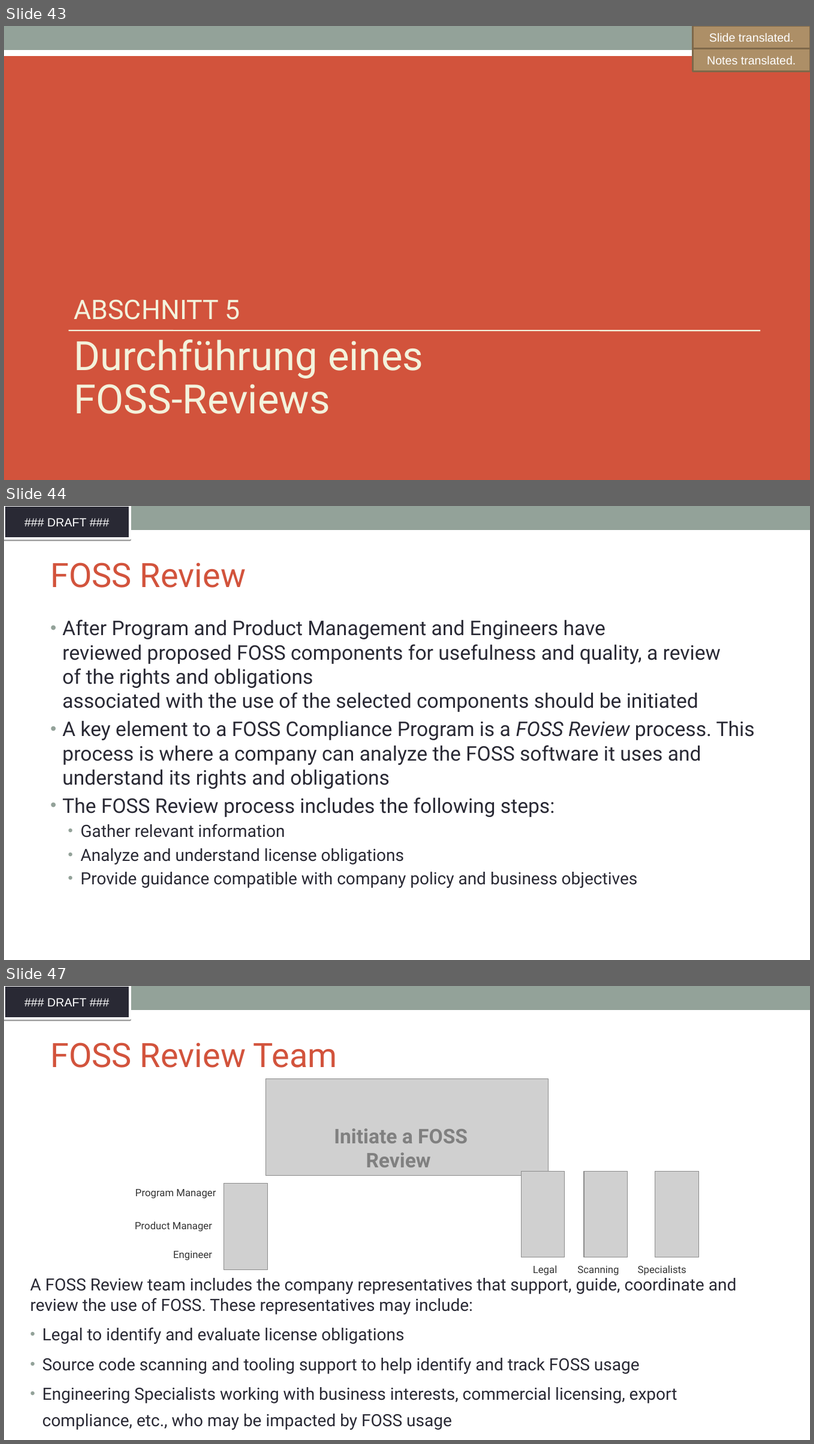
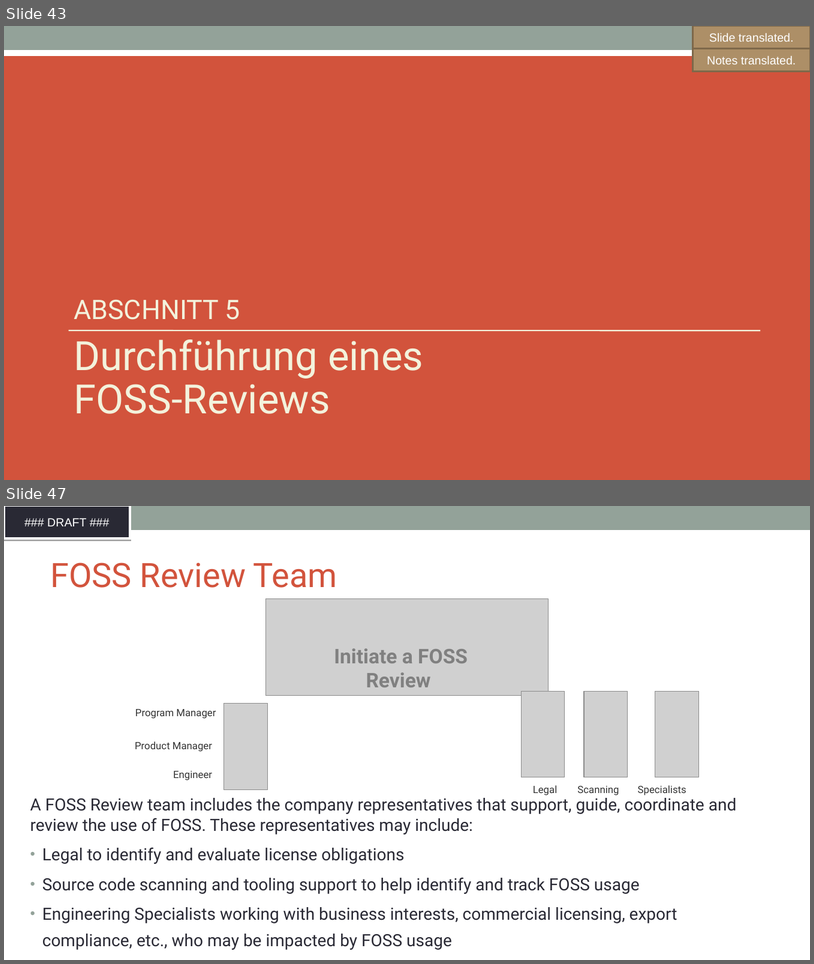
Before and after one commit to SThanheiser/curriculum, a slide deck: translation-DE/slides/DFT_openchain-curriculum-for-1-1_GER.odp. Shown one above the other, each under a label of ours: slides 43, 44 and 47 before the commit, slides 43 and 47 after it; the slides between them are not shown. The pictures are 814x1444 and 814x964 pixels, drawn with LibreOffice and Linux fonts; fonts in the diff are those of the drawing; grey boxes stand for pictures; background and template pictures are left out. Boxes give left, top, right and bottom in pixels: in the first picture for what was removed or moved away, otherwise in the second. Text is boxed around its words. In the diff, an @@ line names an element or a change of style, - is before the commit and + after.

```diff
--- a/translation-DE/slides/DFT_openchain-curriculum-for-1-1_GER.odp
+++ b/translation-DE/slides/DFT_openchain-curriculum-for-1-1_GER.odp
@@ slide 44 removed at box(4, 506, 810, 960), background #FFFFFF; not listed: 2 template elements that a slide beside it also shows @@
@@ title removed at box(50, 562, 246, 588) @@
-FOSS Review
@@ text removed at box(62, 619, 755, 888) @@
-• After Program and Product Management and Engineers have reviewed proposed FOSS components for usefulness and quality, a review of the rights and obligations
-  associated with the use of the selected components should be initiated
-• A key element to a FOSS Compliance Program is a FOSS Review process. This process is where a company can analyze the FOSS software it uses and understand its rights and obligations
-• The FOSS Review process includes the following steps:
-  • Gather relevant information
-  • Analyze and understand license obligations
-  • Provide guidance compatible with company policy and business objectives
```
Also in this commit, not shown: 13 slides changed, 7 slides added, 6 other slides removed, 1 other file.
